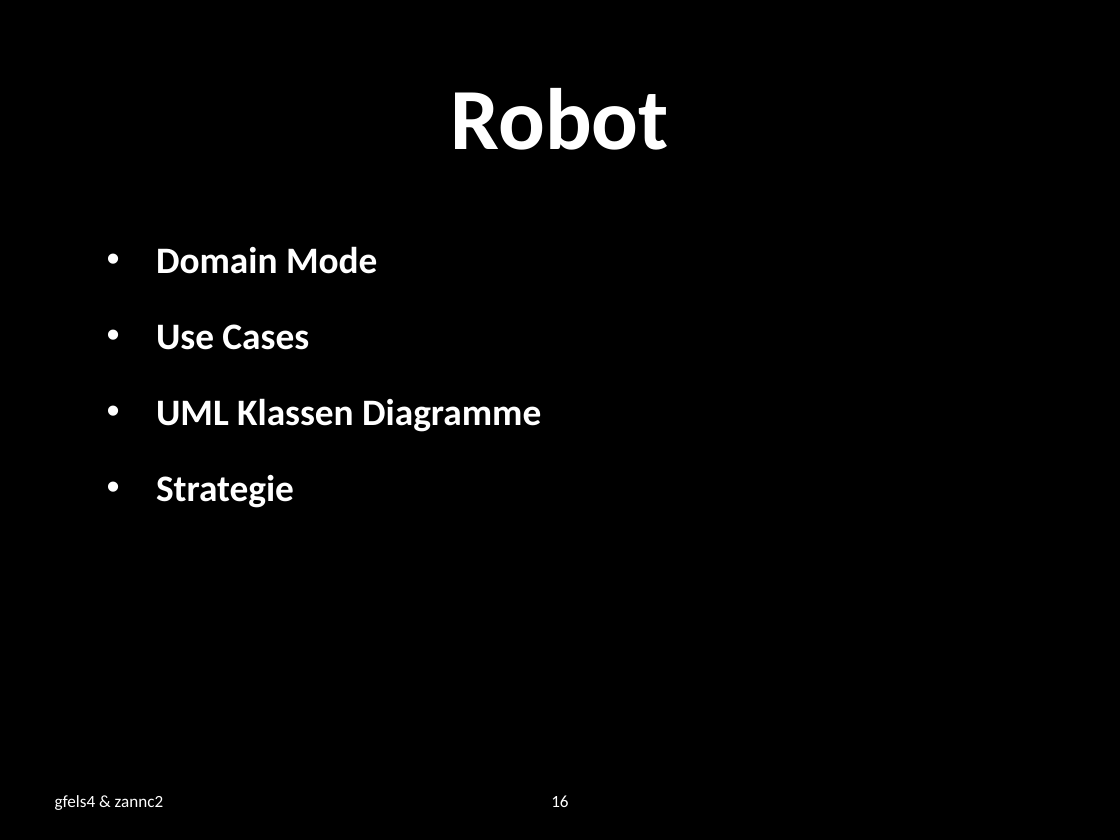
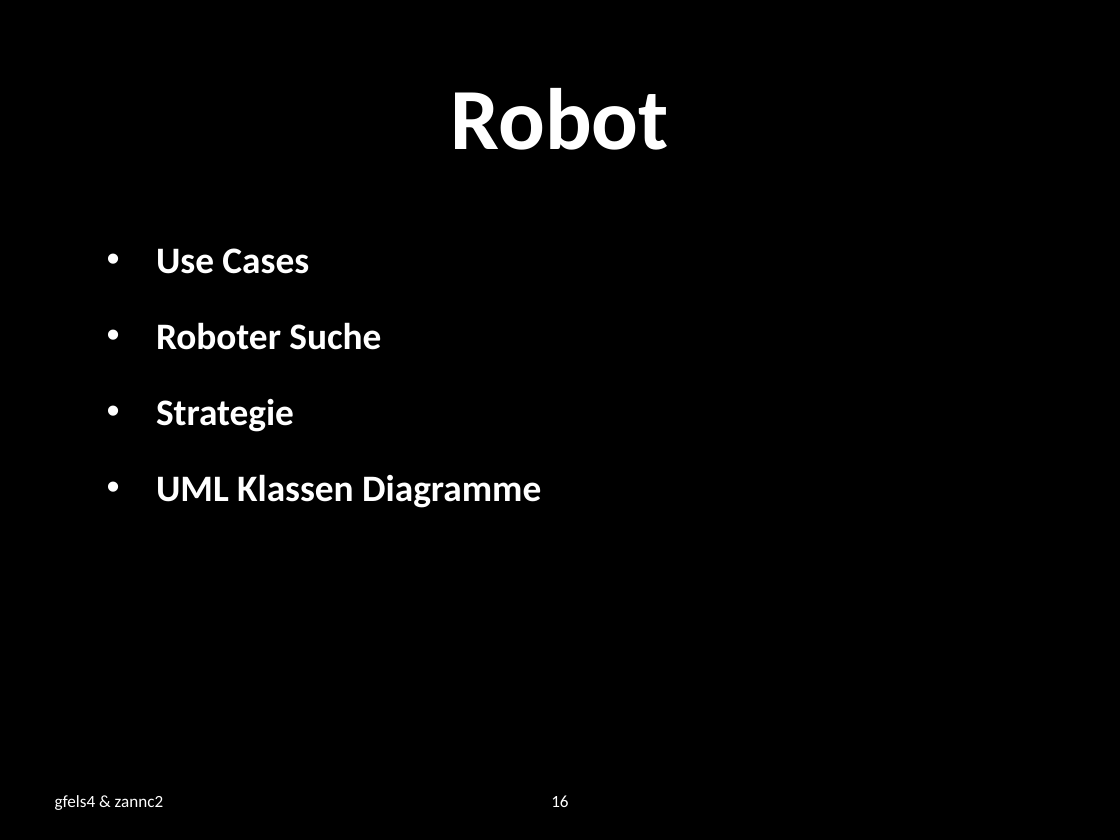
Before and after one commit to zannc2/SearchRobot, a slide deck: slide 16 of SearchRobot/doc/presentation.pptx. Drawn at 1120x840 pixels with LibreOffice and Linux fonts; fonts in the diff are those of the drawing; background and template pictures are left out. Boxes give left, top, right and bottom in pixels: in the first picture for what was removed or moved away, otherwise in the second. Text is boxed around its words. In the diff, an @@ line names an element or a change of style, - is before the commit and + after.

Commit message:
presentation

```diff
--- a/SearchRobot/doc/presentation.pptx
+++ b/SearchRobot/doc/presentation.pptx
@@ text at bbox=[156, 246, 378, 274]: paragraph removed @@
-• Domain Mode
@@ text at bbox=[156, 322, 381, 432]: paragraphs added @@
+• Roboter Suche
+• Strategie
@@ text at bbox=[156, 474, 294, 508]: paragraph removed @@
-• Strategie
```
Also in this commit, not shown: 3 other slides changed, 2 slides added, 1 slide removed, 2 other files.
